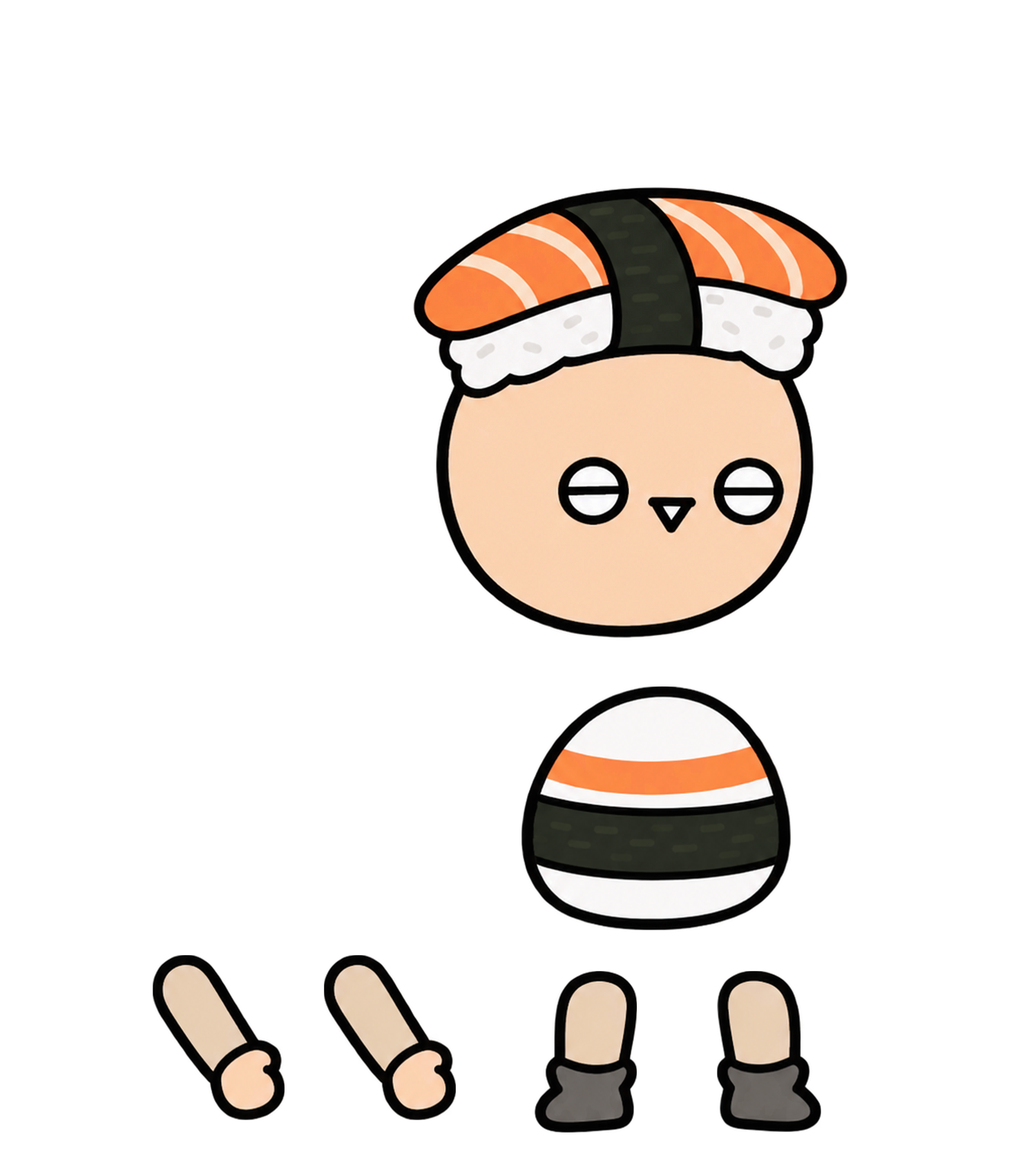
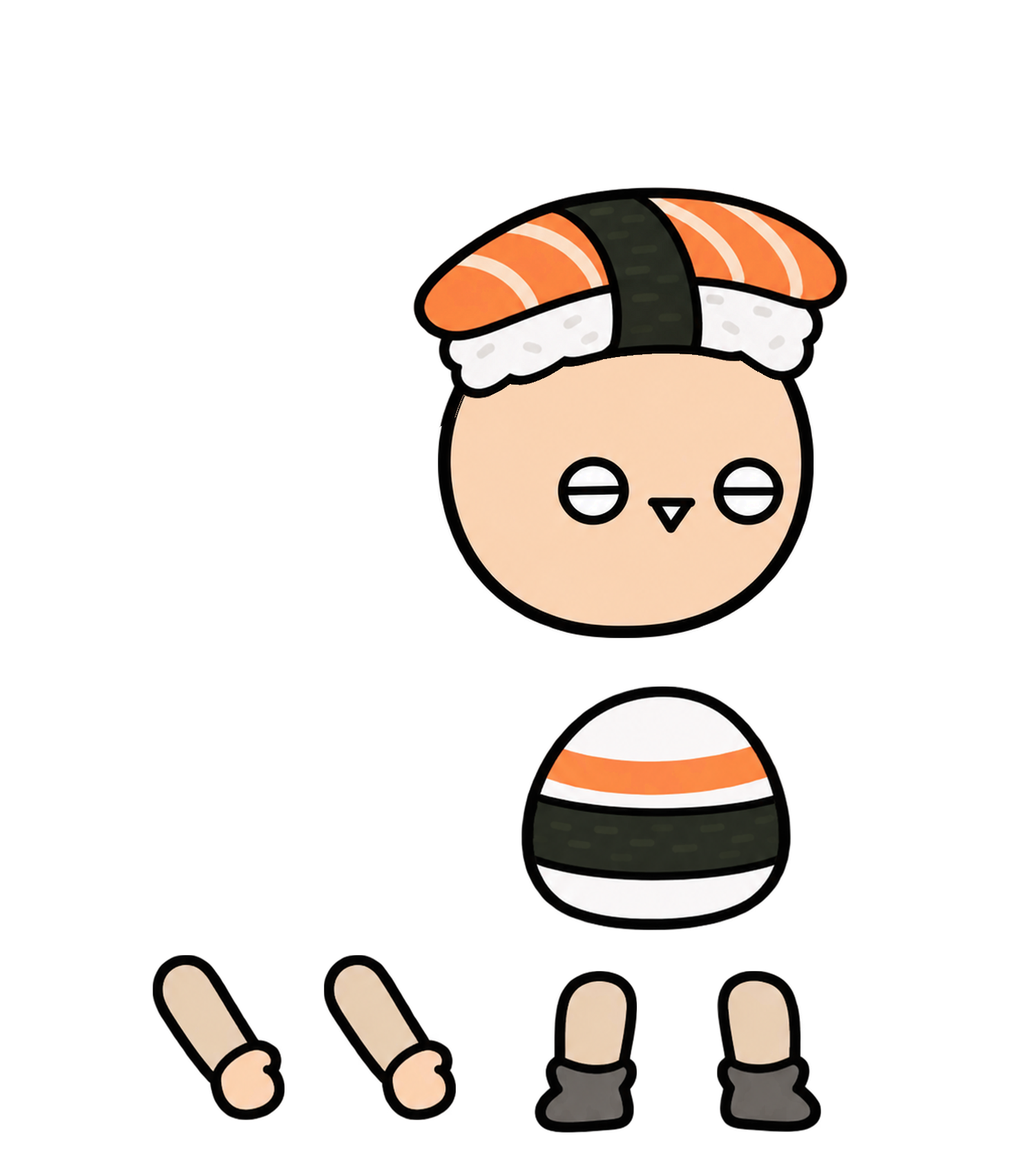
The second 1036px x 1174px image is a revision of the first. Changes to its layers:
painted on "머리" over (434, 280, 816, 640)
